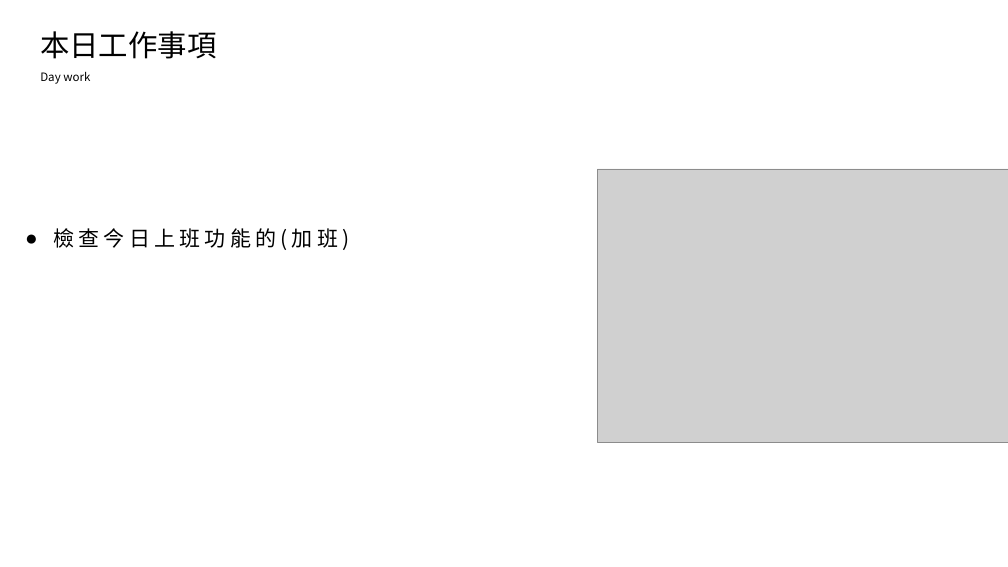
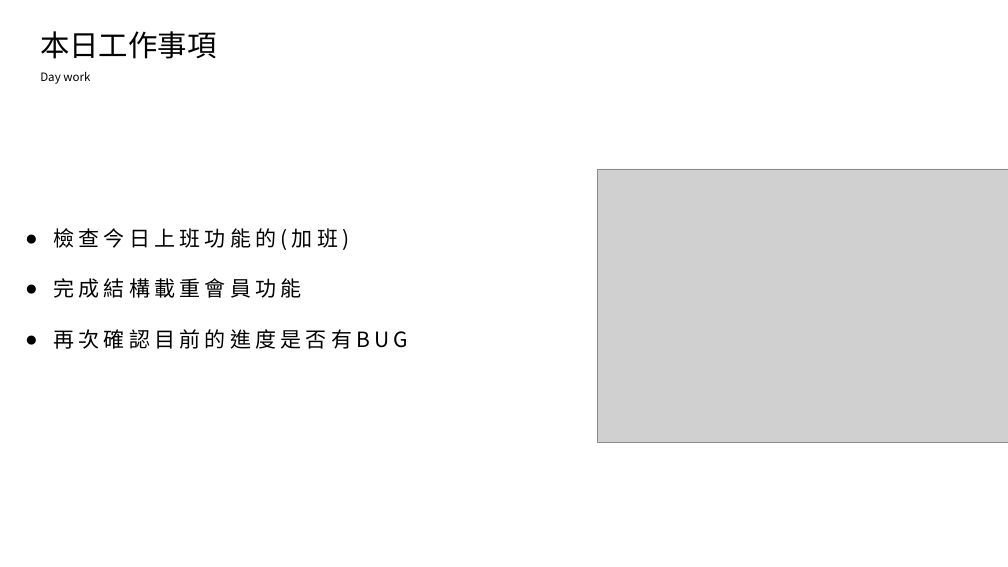
Before and after one commit to king637324/KnowledgeGreenhouseSystem, a slide deck: slide 2 of 工作日報_葉柏漢/2021.09/2021.09.02(加班)~2021.09.03工作日報_葉柏漢.pptx. Drawn at 1008x567 pixels with LibreOffice and Linux fonts; fonts in the diff are those of the drawing; grey boxes stand for pictures. Boxes give left, top, right and bottom in pixels: in the first picture for what was removed or moved away, otherwise in the second. Text is boxed around its words. In the diff, an @@ line names an element or a change of style, - is before the commit and + after.

```diff
--- a/工作日報_葉柏漢/2021.09/2021.09.02(加班)~2021.09.03工作日報_葉柏漢.pptx
+++ b/工作日報_葉柏漢/2021.09/2021.09.02(加班)~2021.09.03工作日報_葉柏漢.pptx
@@ text at [53,278,408,349]: paragraphs added @@
+● 完成結構載重會員功能
+● 再次確認目前的進度是否有BUG
```
Also in this commit, not shown: 1 other slide changed, 1 slide added, 11 other files.
